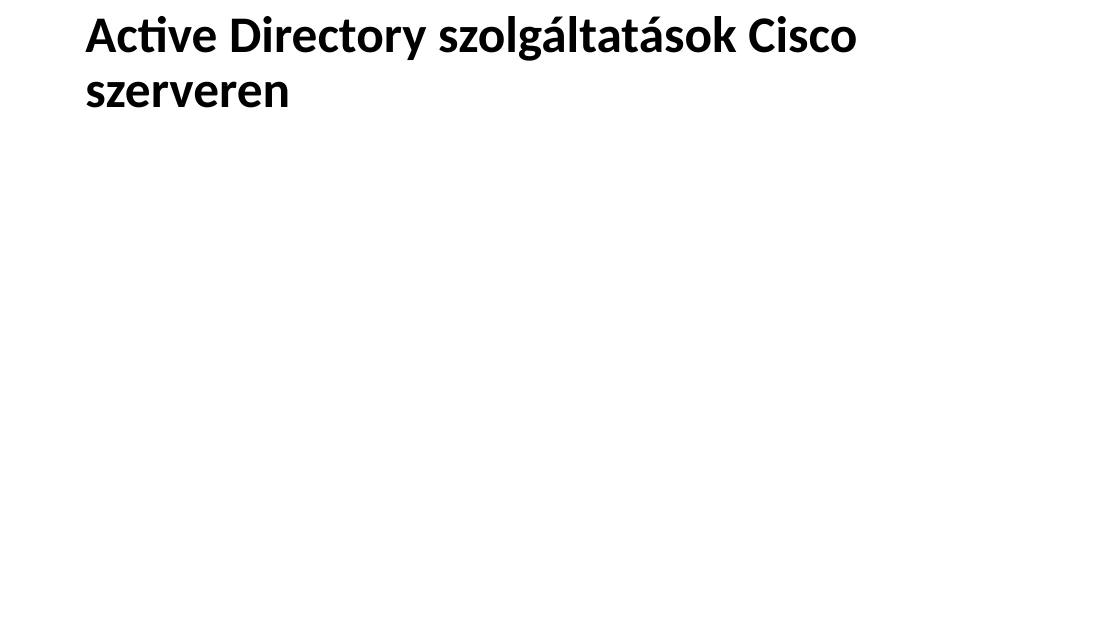
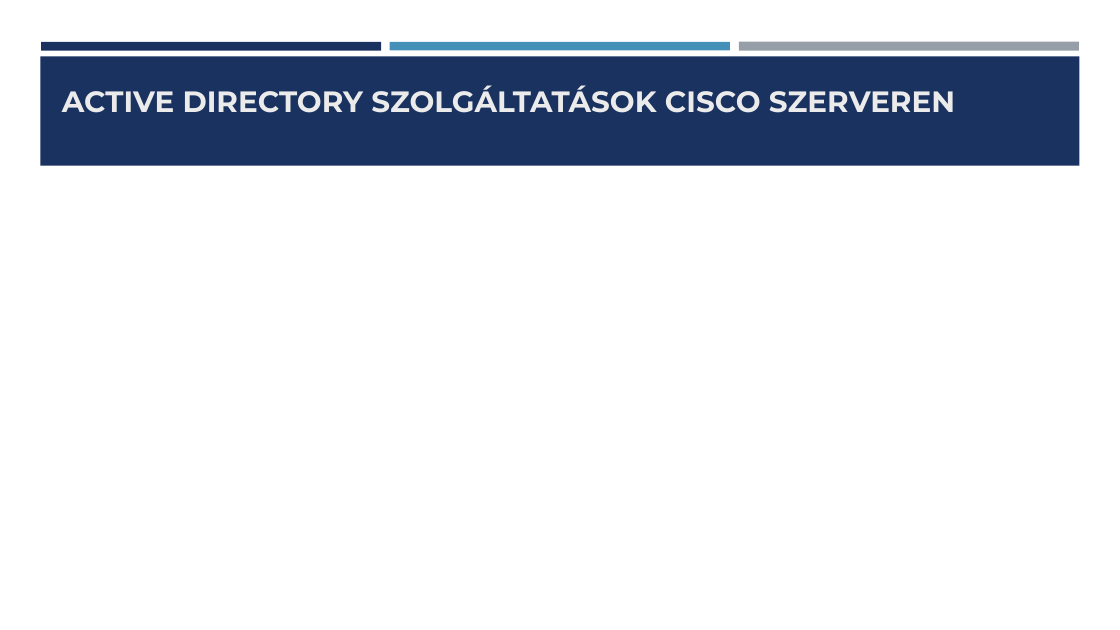
Before and after one commit to Dorina1200/vizsga, a slide deck: slide 8 of Hálózati Infrastruktúra Tervezése és Kivitelezése ppt.pptx (slide 9 before the commit). Drawn at 1120x630 pixels with LibreOffice and Linux fonts; fonts in the diff are those of the drawing. Boxes give left, top, right and bottom in pixels: in the first picture for what was removed or moved away, otherwise in the second. Text is boxed around its words. In the diff, an @@ line names an element or a change of style, - is before the commit and + after.

```diff
--- a/Hálózati Infrastruktúra Tervezése és Kivitelezése ppt.pptx
+++ b/Hálózati Infrastruktúra Tervezése és Kivitelezése ppt.pptx
@@ rectangle added at (x1=40, y1=56, x2=1080, y2=166), fill #1A3260 @@
@@ rectangle added at (x1=41, y1=42, x2=381, y2=50), fill #1A3260 @@
@@ rectangle added at (x1=390, y1=42, x2=730, y2=50), fill #4590B8 @@
@@ rectangle added at (x1=739, y1=42, x2=1079, y2=51), fill #969FA7 @@
@@ title "ACTIVE DIRECTORY SZOLGÁLTATÁSOK CISCO SZERVEREN" at (x1=62, y1=85, x2=955, y2=113): vertical alignment middle to bottom @@
@@ title at (x1=62, y1=85, x2=955, y2=113): text changed; size 44 to 25.2 pt; font Calibri to Montserrat; text colour #000000 to #EBEBEB @@
-Active Directory szolgáltatások Cisco szerveren
+ACTIVE DIRECTORY SZOLGÁLTATÁSOK CISCO SZERVEREN
```
Also in this commit, not shown: 7 other slides changed, 1 slide added, 2 slides removed.
